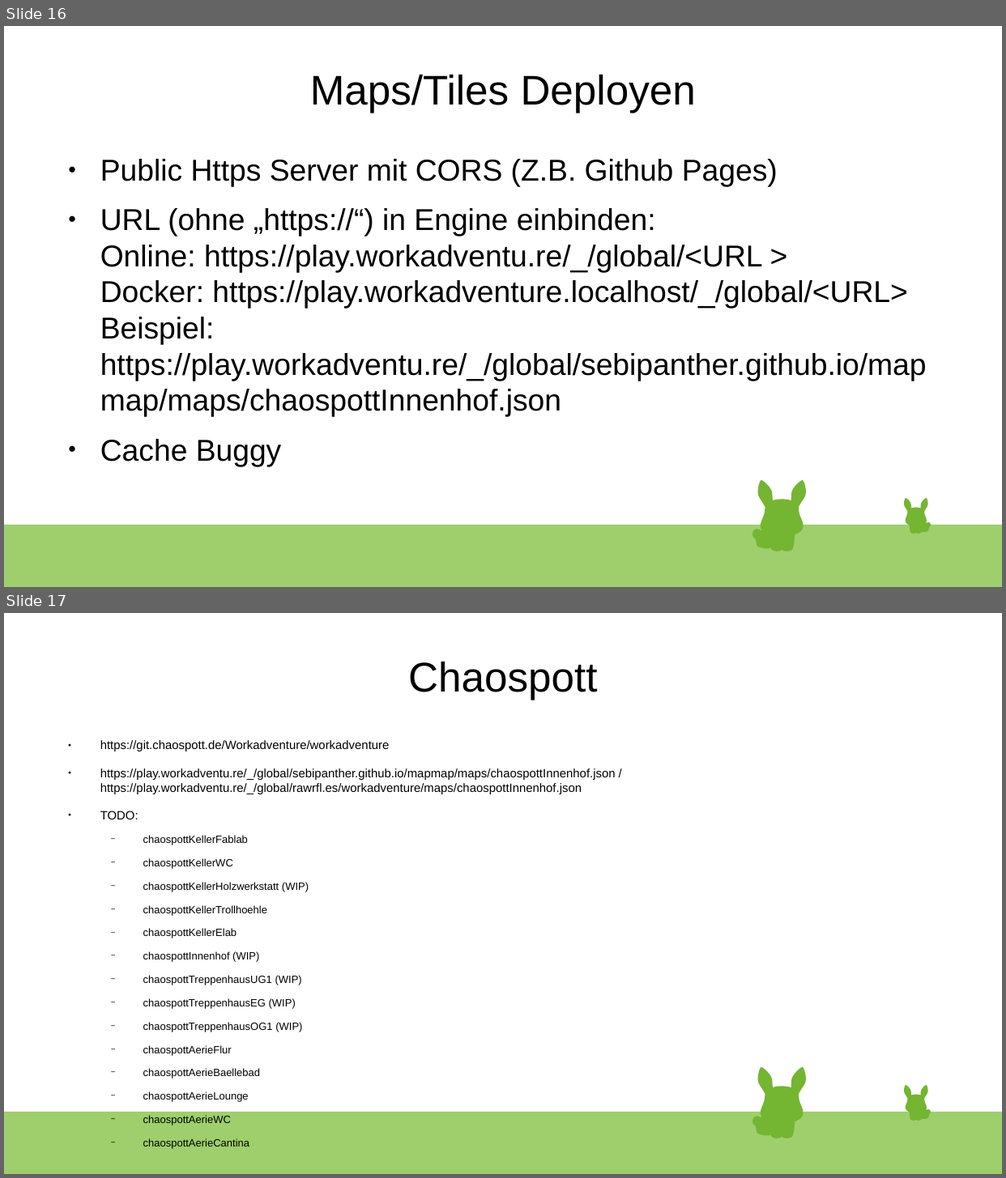
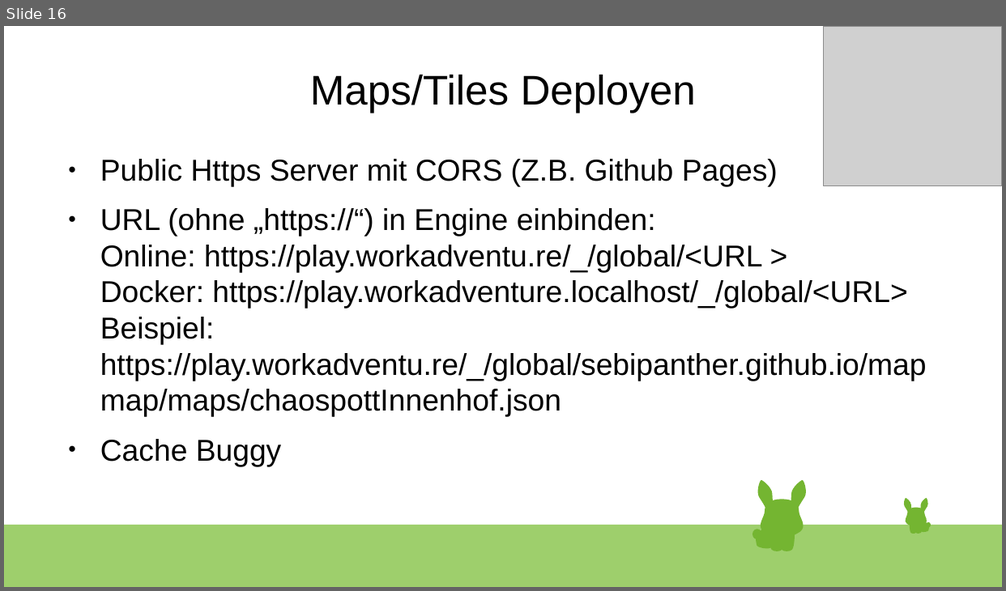
Before and after one commit to c3e/Workadventure, a slide deck: WorkAdventure.odp. Shown one above the other, each under a label of ours: slides 16 and 17 before the commit, slide 16 after it. The pictures are 1006x1178 and 1006x591 pixels, drawn with LibreOffice and Linux fonts; fonts in the diff are those of the drawing; grey boxes stand for pictures. Boxes give left, top, right and bottom in pixels: in the first picture for what was removed or moved away, otherwise in the second. Text is boxed around its words. In the diff, an @@ line names an element or a change of style, - is before the commit and + after.

```diff
--- a/WorkAdventure.odp
+++ b/WorkAdventure.odp
@@ slide 17 removed at bbox=[4, 613, 1002, 1174], background #FFFFFF; not listed: 47 template elements that a slide beside it also shows @@
@@ title removed at bbox=[408, 662, 597, 700] @@
-Chaospott
@@ text removed at bbox=[100, 740, 616, 1149] @@
-● https://git.chaospott.de/Workadventure/workadventure
-● https://play.workadventu.re/_/global/sebipanther.github.io/mapmap/maps/chaospottInnenhof.json / https://play.workadventu.re/_/global/rawrfl.es/workadventure/maps/chaospottInnenhof.json
-● TODO:
-  − chaospottKellerFablab
-  − chaospottKellerWC
-  − chaospottKellerHolzwerkstatt (WIP)
-  − chaospottKellerTrollhoehle
-  − chaospottKellerElab
-  − chaospottInnenhof (WIP)
-  − chaospottTreppenhausUG1 (WIP)
-  − chaospottTreppenhausEG (WIP)
-  − chaospottTreppenhausOG1 (WIP)
-  − chaospottAerieFlur
-  − chaospottAerieBaellebad
-  − chaospottAerieLounge
-  − chaospottAerieWC
-  − chaospottAerieCantina
@@ slide 16 changed as well @@
@@ picture added at bbox=[825, 26, 1002, 186] @@
```
Also in this commit, not shown: 15 other slides changed, 1 slide added.
